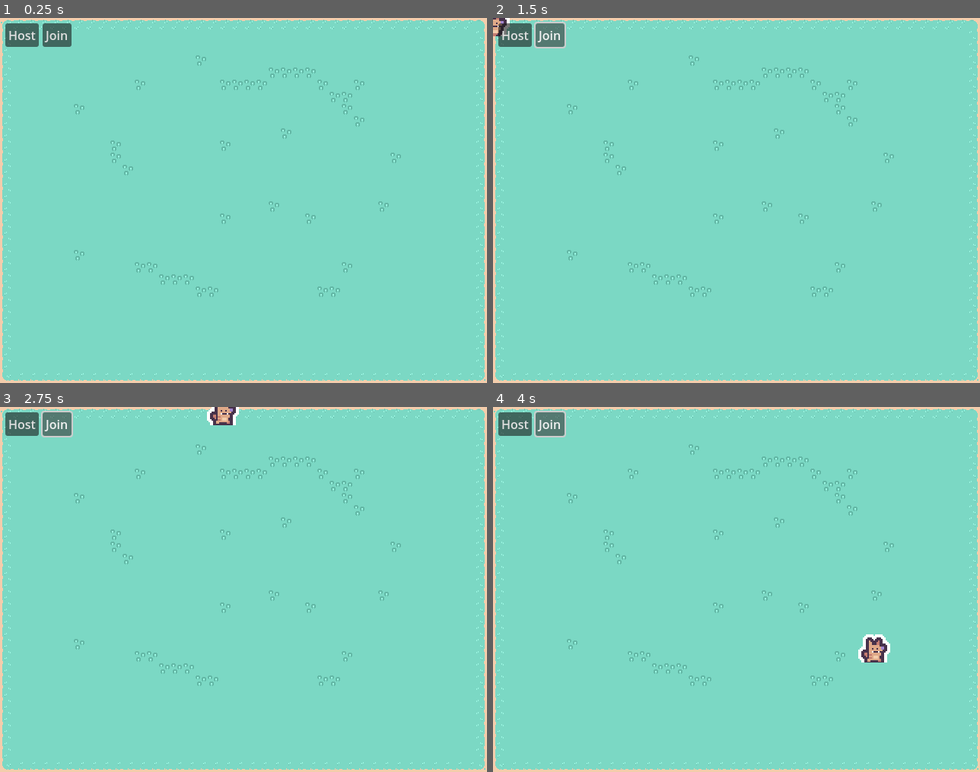
Above: before the commit, frames 1-4 (two rows, left to right).
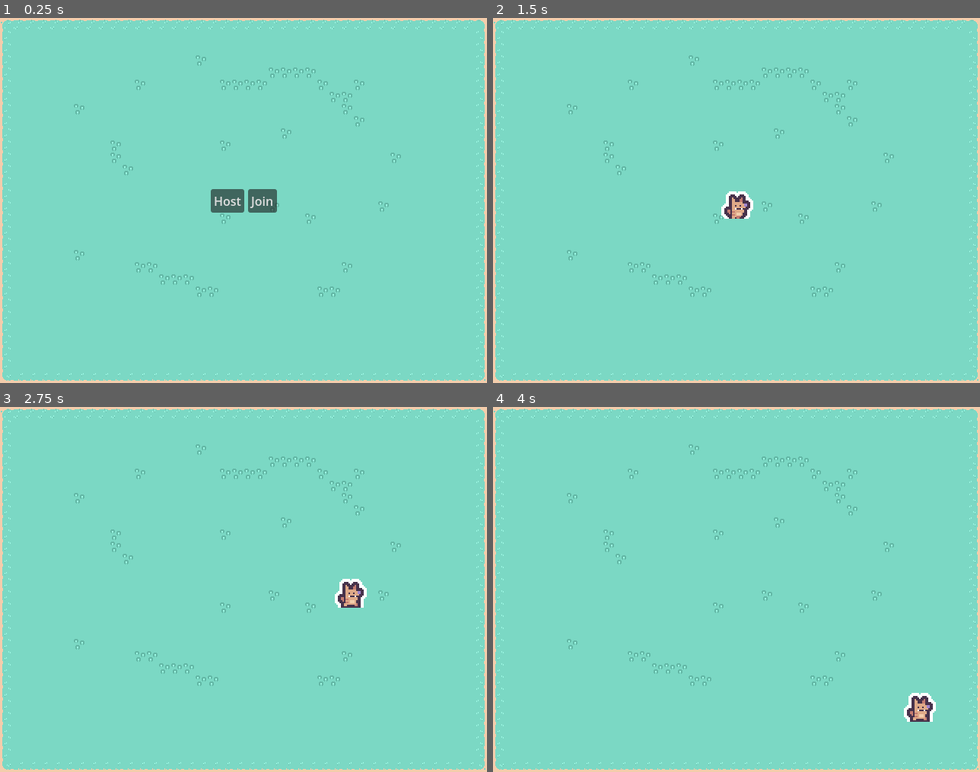
Above: after the commit, the same moments.

Repository: mastercuber55/MultiplayerShooter
Game: Godot game, scene res://Scenes/SceneGame.tscn
Same seed, same stepped clock (60 frames per second), same inputs: the game is played once before the commit and once after it.
Inputs (mouse positions are in pixels of both pictures, inside the frame that each line leads up to):
- Up to frame 1 (0.25 s): no input
- Up to frame 2 (1.5 s): click "Host" at 0.5 s; click (551, 36) at 1.25 s, where only the run before the commit has a clickable "Join"
- Up to frame 3 (2.75 s): hold D (MoveRight) from 2.03 s (still down)
- Up to frame 4 (4 s): release D (MoveRight) at 2.78 s; hold S (MoveDown) 2.78-3.53 s; hold D (MoveRight) from 3.53 s (still down)

The runs differ from the first frame. In frame 1, 1.6% of the frame differs, in the area x 1-57%, y 1-54%; in frame 2, 1.4%; in frame 3, 1.6%; in frame 4, 1.8%, in the area x 1-91%, y 1-87%.

Commit message:
improved player spawning

Diff:
--- a/Scenes/Player.tscn
+++ b/Scenes/Player.tscn
@@ -4,12 +4,15 @@
 [ext_resource type="Texture2D" uid="uid://67apusl2og8h" path="res://Assets/PNG/Players.png" id="2_kyqiw"]
 
 [sub_resource type="SceneReplicationConfig" id="SceneReplicationConfig_kyqiw"]
-properties/0/path = NodePath(".:position")
+properties/0/path = NodePath(".:moving")
 properties/0/spawn = true
 properties/0/replication_mode = 1
-properties/1/path = NodePath(".:moving")
+properties/1/path = NodePath(".:SyncPos")
 properties/1/spawn = true
 properties/1/replication_mode = 1
+properties/2/path = NodePath("AnimatedSprite2D:flip_h")
+properties/2/spawn = true
+properties/2/replication_mode = 1
 
 [sub_resource type="AtlasTexture" id="AtlasTexture_gntrk"]
 atlas = ExtResource("2_kyqiw")
@@ -57,8 +60,8 @@
 "speed": 5.0
 }]
 
-[sub_resource type="RectangleShape2D" id="RectangleShape2D_1pxmn"]
-size = Vector2(7, 14)
+[sub_resource type="CircleShape2D" id="CircleShape2D_kyqiw"]
+radius = 7.071068
 
 [node name="Player" type="CharacterBody2D"]
 scale = Vector2(2, 2)
@@ -74,5 +77,4 @@
 
 [node name="CollisionShape2D" type="CollisionShape2D" parent="."]
 position = Vector2(0.5, 5)
-shape = SubResource("RectangleShape2D_1pxmn")
-disabled = true
+shape = SubResource("CircleShape2D_kyqiw")
--- a/Scenes/SceneGame.tscn
+++ b/Scenes/SceneGame.tscn
@@ -252,25 +252,30 @@
 
 [node name="Control" type="Control" parent="CanvasLayer"]
 layout_mode = 3
-anchors_preset = 0
-offset_right = 40.0
-offset_bottom = 40.0
+anchors_preset = 8
+anchor_left = 0.5
+anchor_top = 0.5
+anchor_right = 0.5
+anchor_bottom = 0.5
+offset_left = -43.5
+offset_top = -15.5
+offset_right = 43.5
+offset_bottom = 15.5
+grow_horizontal = 2
+grow_vertical = 2
 
 [node name="Host" type="Button" parent="CanvasLayer/Control"]
 layout_mode = 0
-offset_left = 7.0
-offset_top = 7.0
-offset_right = 51.0
-offset_bottom = 38.0
+offset_right = 44.0
+offset_bottom = 31.0
 text = "Host
 "
 
 [node name="Join" type="Button" parent="CanvasLayer/Control"]
 layout_mode = 0
-offset_left = 56.0
-offset_top = 7.0
-offset_right = 94.0
-offset_bottom = 38.0
+offset_left = 49.0
+offset_right = 87.0
+offset_bottom = 31.0
 text = "Join"
 
 [node name="TileMapLayer" type="TileMapLayer" parent="."]
--- a/Scripts/Player.gd
+++ b/Scripts/Player.gd
@@ -1,27 +1,34 @@
 extends CharacterBody2D
 
-const SPEED = 25000.0
+const SPEED = 200.0
 
 @onready var sprite := $AnimatedSprite2D
 @export var moving := false
+@export var SyncPos := Vector2.ZERO
 
 func _enter_tree() -> void:
 	set_multiplayer_authority(name.to_int())
+	if not is_multiplayer_authority():
+		$CollisionShape2D.disabled = true
 
-func _physics_process(delta: float) -> void:
+func _physics_process(_delta: float) -> void:
 	if is_multiplayer_authority():
-		velocity = Input.get_vector("MoveLeft", "MoveRight", "MoveUp", "MoveDown") * delta * SPEED
+		velocity = Input.get_vector("MoveLeft", "MoveRight", "MoveUp", "MoveDown") * SPEED
 
-		if velocity == Vector2.ZERO:
-			sprite.stop()
-			moving = false
-		else:
-			moving = true
-			sprite.play("Running")
+		moving = velocity != Vector2.ZERO
+
+		if velocity.x > 0:
+			sprite.flip_h = false
+		elif velocity.x < 0:
+			sprite.flip_h = true
 
 		move_and_slide()
+
+		SyncPos = global_position
 	else:
-		if moving:
-			sprite.play("Running")
-		else:
-			sprite.stop()
+		global_position = global_position.lerp(SyncPos, 0.5)
+
+	if moving:
+		sprite.play("Running")
+	else:
+		sprite.stop()
--- a/Scripts/SceneGame.gd
+++ b/Scripts/SceneGame.gd
@@ -5,19 +5,33 @@
 
 # Called when the node enters the scene tree for the first time.
 func _ready() -> void:
-	pass # Replace with function body.
+	$MultiplayerSpawner.spawn_function = _spawnPlayer
 
 func _on_host_pressed() -> void:
 	peer.create_server(7777)
 	multiplayer.multiplayer_peer = peer
 	multiplayer.peer_connected.connect(_add_player)
+
+	$CanvasLayer.visible = false
+
 	_add_player() # lemme just add myself lol
 
 func _on_join_pressed() -> void:
 	peer.create_client("localhost", 7777)
 	multiplayer.multiplayer_peer = peer
 
+	$CanvasLayer.visible = false
+
 func _add_player(id = 1):
+	#var player = playerScene.instantiate()
+	#player.name = str(id)
+	var pos := get_viewport_rect().size / 2
+	#call_deferred("add_child", player)
+
+	$MultiplayerSpawner.spawn({ "id": id, "pos": pos })
+
+func _spawnPlayer(data):
 	var player = playerScene.instantiate()
-	player.name = str(id)
-	call_deferred("add_child", player)
+	player.name = str(data.id)
+	player.position = data.pos
+	return player
